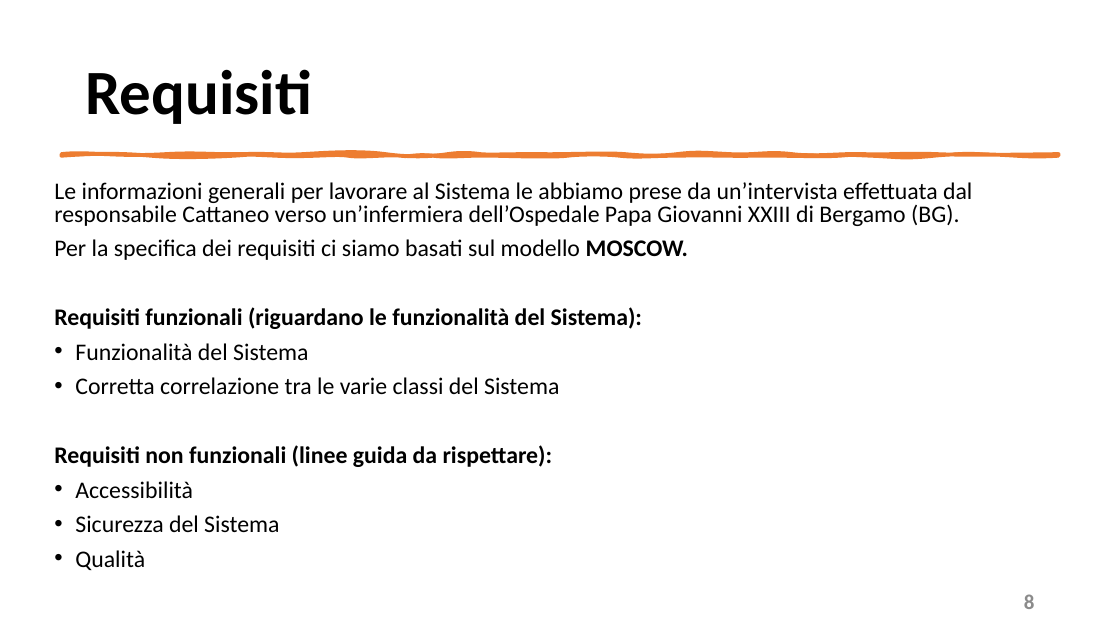
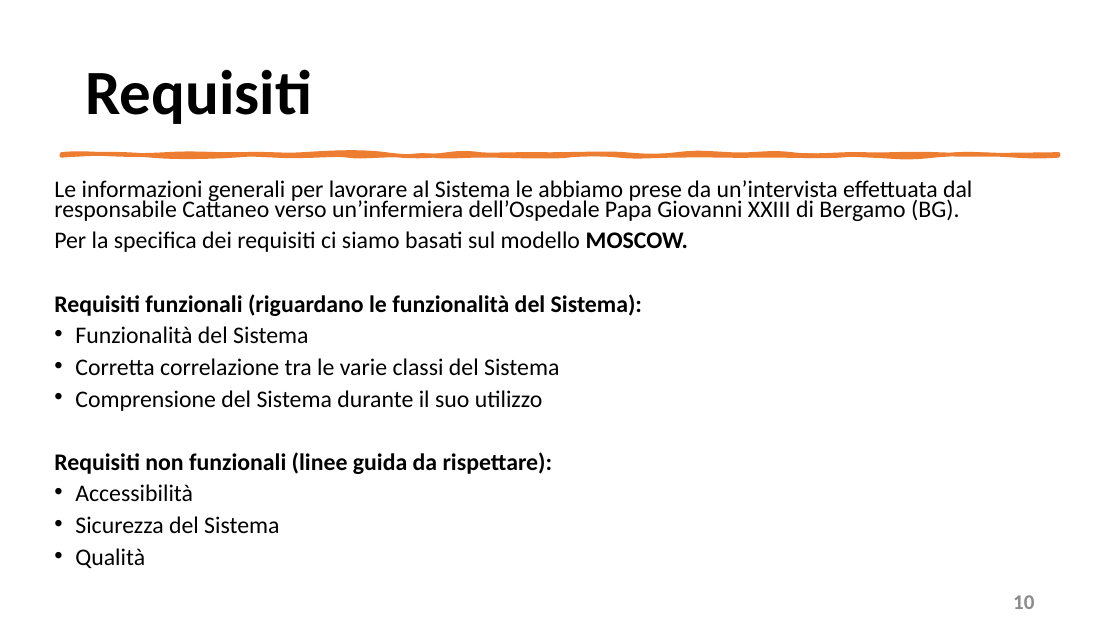
Before and after one commit to mangilimatteo/Progetto_Ingegneria_Software_Cattaneo_Mangili_Saini, a slide deck: slide 10 of Presentazione/Presentazione_Progetto.pptx (slide 8 before the commit). Drawn at 1120x630 pixels with LibreOffice and Linux fonts; fonts in the diff are those of the drawing. Boxes give left, top, right and bottom in pixels: in the first picture for what was removed or moved away, otherwise in the second. Text is boxed around its words. In the diff, an @@ line names an element or a change of style, - is before the commit and + after.

```diff
--- a/Presentazione/Presentazione_Progetto.pptx
+++ b/Presentazione/Presentazione_Progetto.pptx
@@ text at box(54, 180, 972, 568): line spacing 0.8 to 0.7 @@
@@ text at box(75, 390, 543, 411): paragraph added @@
+• Comprensione del Sistema durante il suo utilizzo
@@ page number at box(1013, 595, 1034, 609): text changed @@
-8
+10
```
Also in this commit, not shown: 5 other slides changed, 2 slides added.
